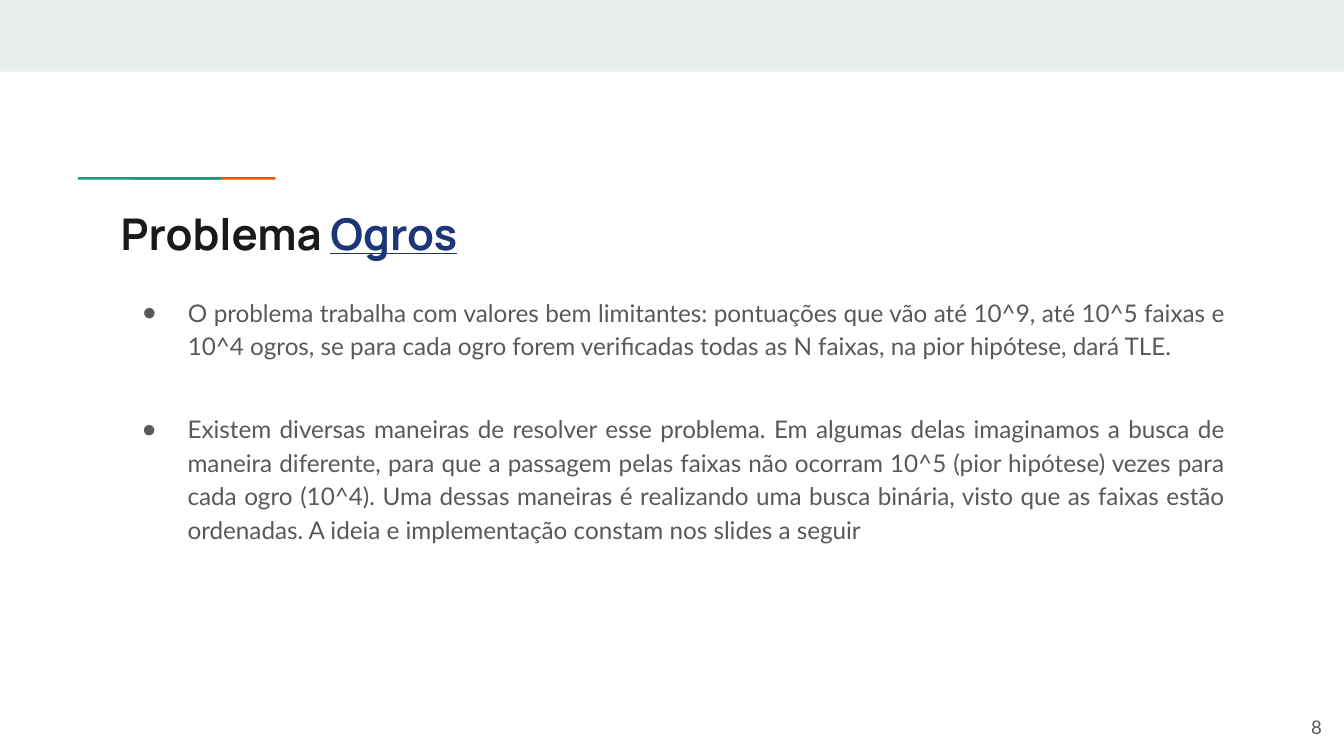
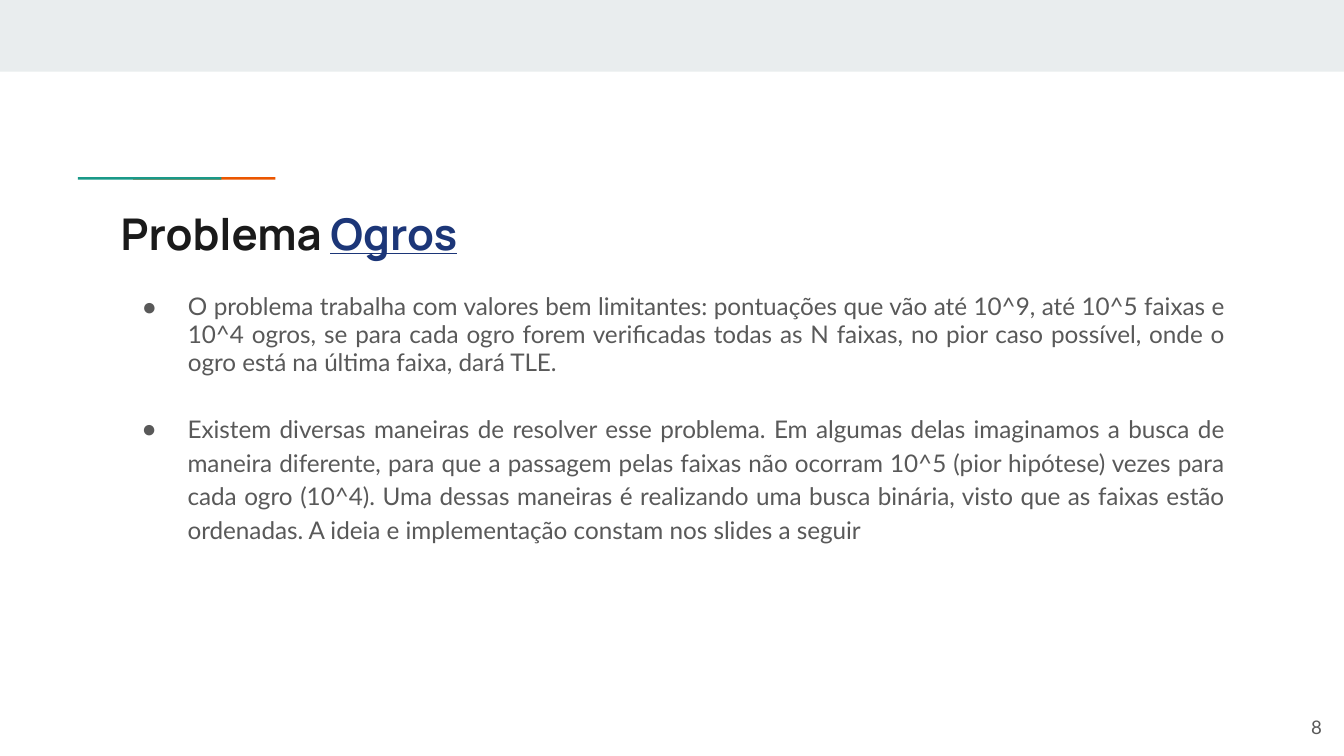
Before and after one commit to fpgues/treinamento-OBI-2023, a slide deck: slide 8 of estrategias/busca-binaria.pptx. Drawn at 1344x756 pixels with LibreOffice and Linux fonts; fonts in the diff are those of the drawing. Boxes give left, top, right and bottom in pixels: in the first picture for what was removed or moved away, otherwise in the second. Text is boxed around its words. In the diff, an @@ line names an element or a change of style, - is before the commit and + after.

```diff
--- a/estrategias/busca-binaria.pptx
+++ b/estrategias/busca-binaria.pptx
@@ text at (188, 297, 1225, 376): text changed @@
-● O problema trabalha com valores bem limitantes: pontuações que vão até 10^9, até 10^5 faixas e 10^4 ogros, se para cada ogro forem verificadas todas as N faixas, na pior hipótese, dará TLE.
+● O problema trabalha com valores bem limitantes: pontuações que vão até 10^9, até 10^5 faixas e 10^4 ogros, se para cada ogro forem verificadas todas as N faixas, no pior caso possível, onde o ogro está na última faixa, dará TLE.
```
Also in this commit, not shown: 6 other slides changed.
